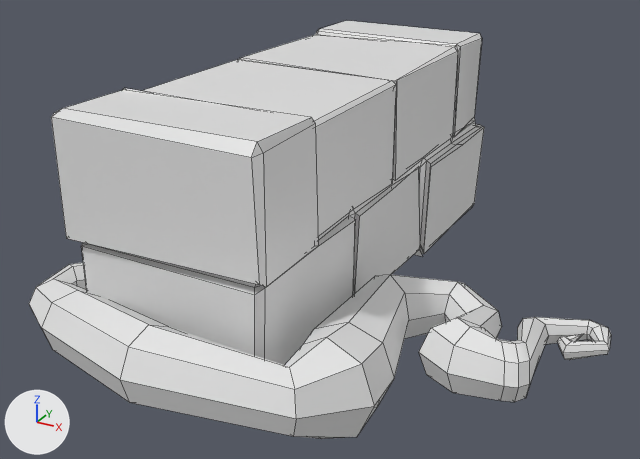
One commit to the Blender file _Art/Environment/Wurzelwand2.blend: the scene before it, then after it.
Camera for both pictures: a 50 mm camera at (1.74, -2.94, 1.76) aimed at (0.22, -0.17, 0.37). Lighting does not change. The marker at lower left points along +X, +Y and +Z. Mesh edges are drawn as thin lines.

The scene before the commit, as lines of its bpy script (objects in view):
```python
me_cube = bpy.data.meshes.new('Cube')
me_cube.from_pydata(...)  # 210 vertices, 212 faces; spans x -0.38..0.44, y -0.92..1.15, z 0.02..0.97
me_cube.polygons.foreach_set('use_smooth', [True] * 212)
me_cube.materials.append(mat_material)  # white #e7e7e7
me_cylinder_001 = bpy.data.meshes.new('Cylinder.001')
me_cylinder_001.from_pydata(...)  # 176 vertices, 180 faces; spans x -6.84..3.05, y -1.11..1.05, z -6.81..3.19
me_cylinder_001.polygons.foreach_set('use_smooth', [True] * 180)
ob_cube = bpy.data.objects.new('Cube', me_cube)
ob_cube.location = (0.0, 0.0, 0.0)
ob_cylinder = bpy.data.objects.new('Cylinder', me_cylinder_001)
ob_cylinder.location = (-0.052, -0.666, 0.182)
ob_cylinder.rotation_euler = (-1.515, -3.038, 1.176)  # degrees (-87, -174, 67)
ob_cylinder.scale = (0.163, 0.163, 0.163)
```
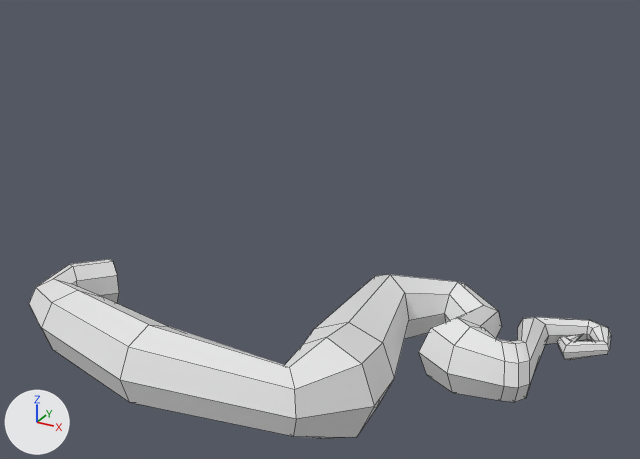
Boxes (x1, y1, x2, y2) around the edits, measured in the pictures (640 x 459 px):
'Cube', deleted: before (51, 21, 484, 365)

The change, as a list of edits to the scene's bpy script:
```text
Remove ob_cube:
    ob_cube = bpy.data.objects.new('Cube', me_cube)
    ob_cube.location = (0.0, 0.0, 0.0)
```
